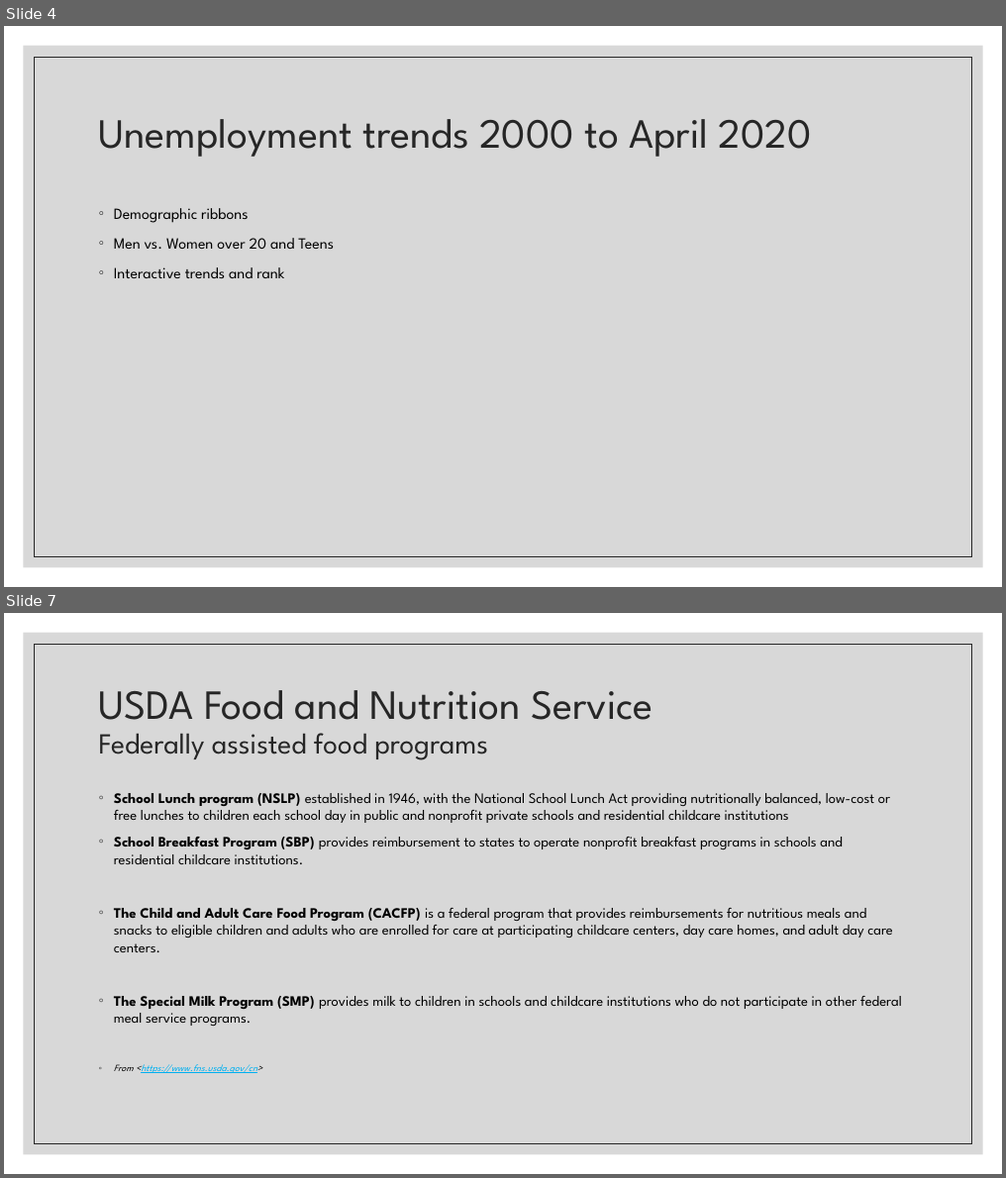
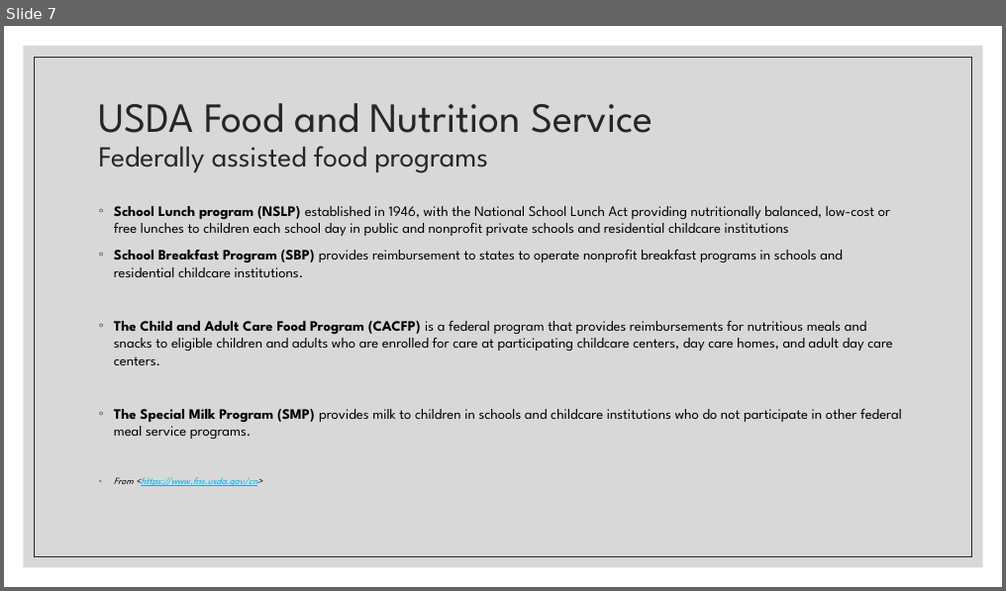
Before and after one commit to annrinTN/capstone_annrumsey, a slide deck: NSS Capstone Ann Rumsey.pptx. Shown one above the other, each under a label of ours: slides 4 and 7 before the commit, slide 7 after it; the slides between them are not shown. The pictures are 1006x1178 and 1006x591 pixels, drawn with LibreOffice and Linux fonts; fonts in the diff are those of the drawing. Boxes give left, top, right and bottom in pixels: in the first picture for what was removed or moved away, otherwise in the second. Text is boxed around its words. In the diff, an @@ line names an element or a change of style, - is before the commit and + after.

```diff
--- a/NSS Capstone Ann Rumsey.pptx
+++ b/NSS Capstone Ann Rumsey.pptx
@@ slide 4 removed at [4, 26, 1002, 587], background #FFFFFF; not listed: 2 template elements that a slide beside it also shows @@
@@ title removed at [99, 119, 812, 157] @@
-Unemployment trends 2000 to April 2020
@@ text removed at [114, 208, 334, 278] @@
-◦ Demographic ribbons
-◦ Men vs. Women over 20 and Teens
-◦ Interactive trends and rank
```
Also in this commit, not shown: 6 slides changed, 7 slides added, 14 other slides removed, 8 other files.
